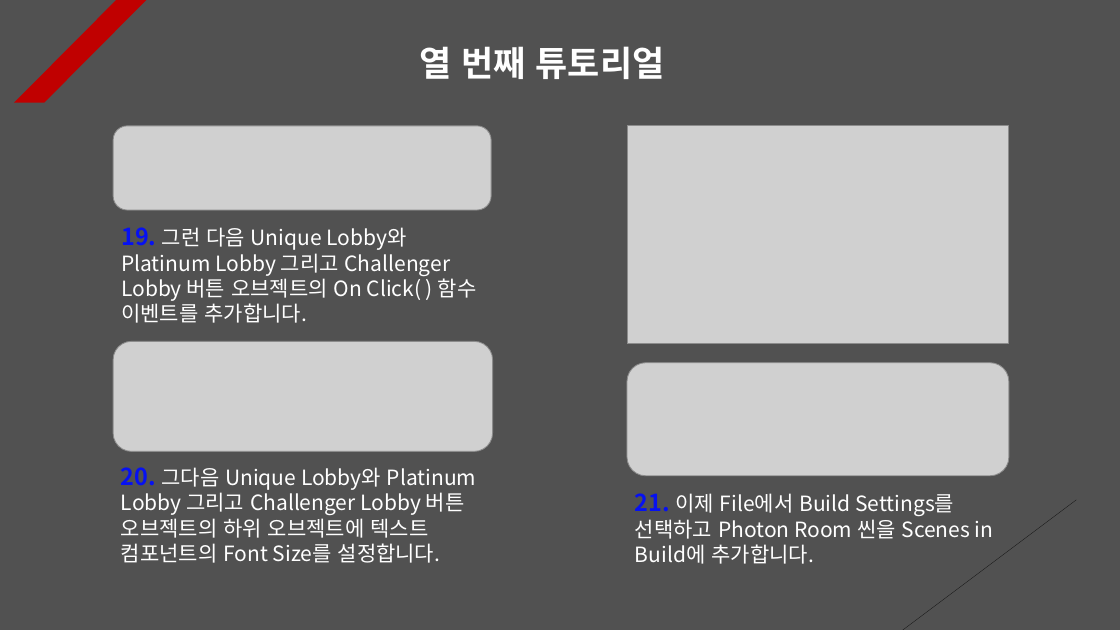
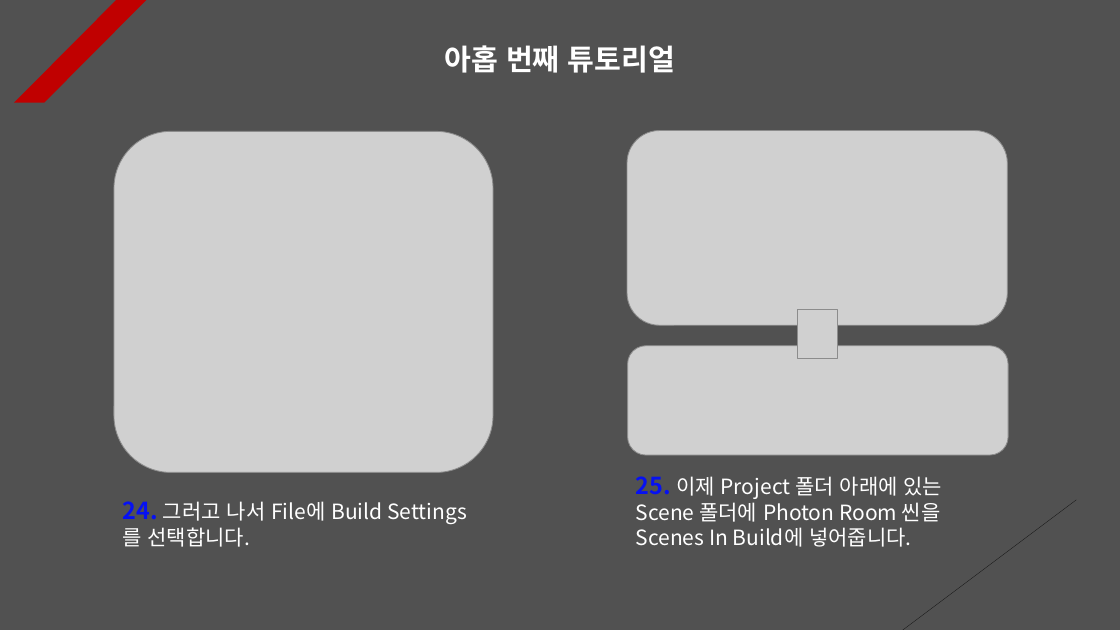
Before and after one commit to Unity2033/3D-UnityEngine, a slide deck: slide 9 of Assets/Class/Photon Server/PPT Data/Photon Lobby.pptx (slide 6 before the commit). Drawn at 1120x630 pixels with LibreOffice and Linux fonts; fonts in the diff are those of the drawing; grey boxes stand for pictures. Boxes give left, top, right and bottom in pixels: in the first picture for what was removed or moved away, otherwise in the second. Text is boxed around its words. In the diff, an @@ line names an element or a change of style, - is before the commit and + after.

Commit message:
Photon Server PPT Data Update
- Add resource data

```diff
--- a/Assets/Class/Photon Server/PPT Data/Photon Lobby.pptx
+++ b/Assets/Class/Photon Server/PPT Data/Photon Lobby.pptx
@@ text at <box>444,45,675,73</box>: text changed; size 30 to 25 pt @@
-열 번째 튜토리얼
+아홉 번째 튜토리얼
@@ picture removed at <box>113,126,492,210</box> @@
@@ picture: place and size @@
-picture at <box>628,125,1009,344</box>
+picture at <box>114,131,493,472</box>
@@ picture: place and size @@
-picture at <box>627,363,1009,476</box>
+picture at <box>627,130,1007,325</box>
@@ text removed at <box>121,227,477,323</box> @@
-19. 그런 다음 Unique Lobby와 Platinum Lobby 그리고 Challenger Lobby 버튼 오브젝트의 On Click( ) 함수 이벤트를 추가합니다.
@@ picture added at <box>798,310,837,358</box> @@
@@ picture removed at <box>113,341,493,451</box> @@
@@ picture added at <box>628,346,1008,455</box> @@
@@ text removed at <box>121,467,476,563</box> @@
-20. 그다음 Unique Lobby와 Platinum Lobby 그리고 Challenger Lobby 버튼 오브젝트의 하위 오브젝트에 텍스트 컴포넌트의 Font Size를 설정합니다.
@@ text at <box>636,476,943,547</box>: text changed @@
-21. 이제 File에서 Build Settings를 선택하고 Photon Room 씬을 Scenes in Build에 추가합니다.
+25. 이제 Project 폴더 아래에 있는 Scene 폴더에 Photon Room 씬을 Scenes In Build에 넣어줍니다.
@@ text added at <box>122,501,382,547</box>, 18 pt, text #FFFFFF @@
+24. 그러고 나서 File에 Build Settings를 선택합니다.
```
Also in this commit, not shown: 10 other slides changed, 3 slides added, 12 other files.
